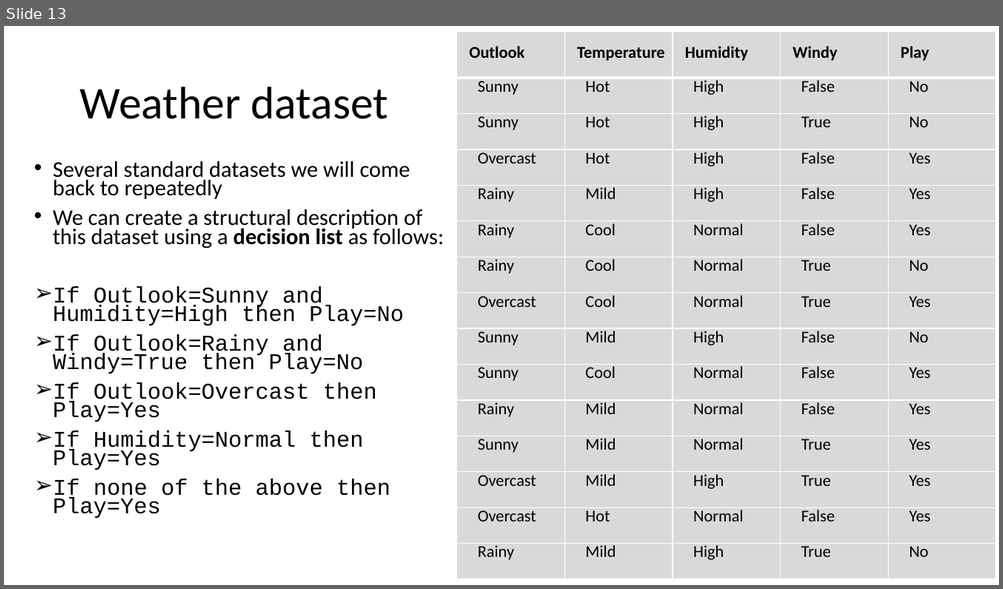
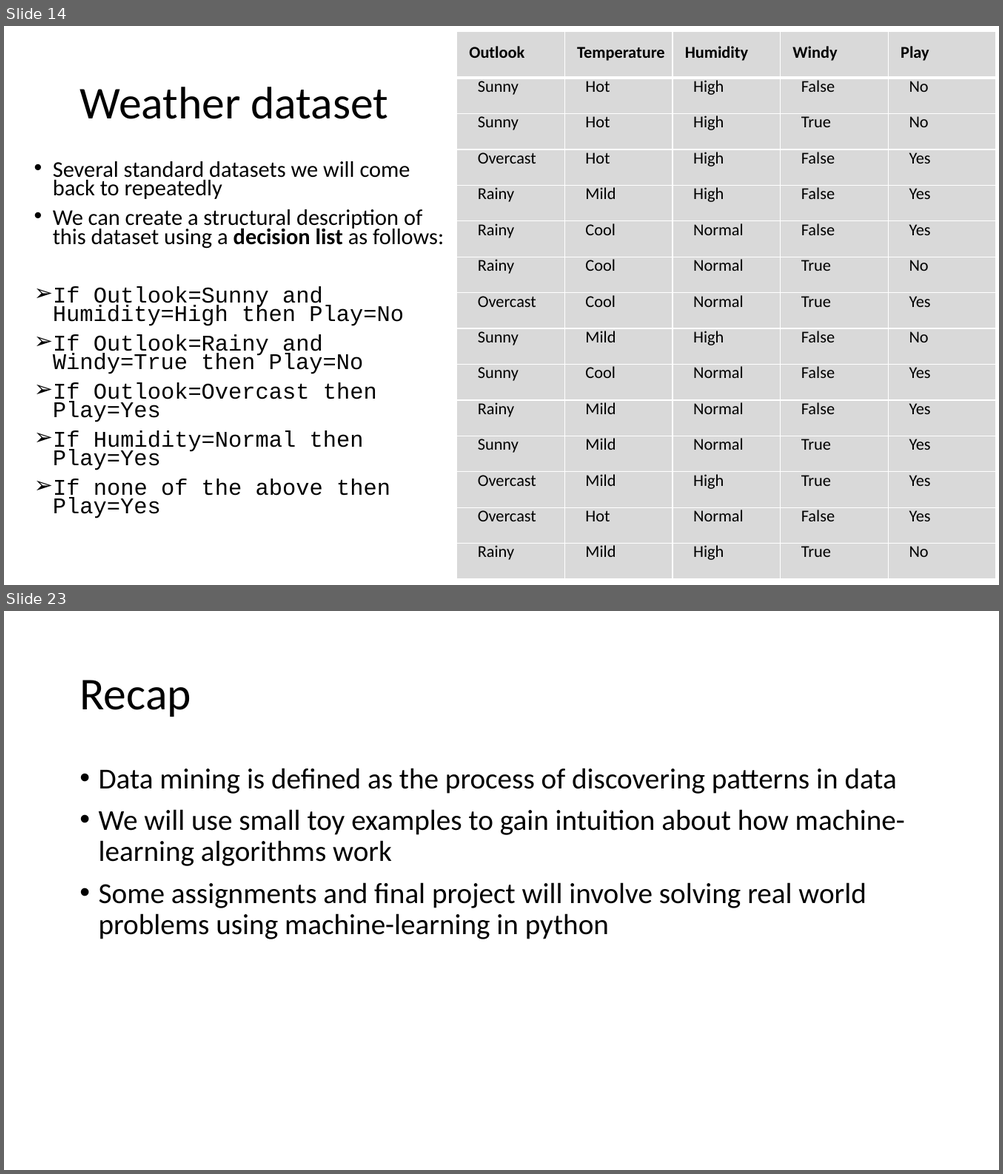
Before and after one commit to russellu/cs405, a slide deck: Lecture_01.pptx. Shown one above the other, each under a label of ours: slide 13 before the commit, slides 14 and 23 after it; the slides between them are not shown. The pictures are 1003x589 and 1003x1174 pixels, drawn with LibreOffice and Linux fonts; fonts in the diff are those of the drawing. Boxes give left, top, right and bottom in pixels: in the first picture for what was removed or moved away, otherwise in the second. Text is boxed around its words. In the diff, an @@ line names an element or a change of style, - is before the commit and + after.

```diff
--- a/Lecture_01.pptx
+++ b/Lecture_01.pptx
@@ slide 23 added at <box>4,611,999,1170</box>, background #FFFFFF @@
@@ title added at <box>79,680,190,717</box>, 44 pt, text #000000 @@
+Recap
@@ text added at <box>99,768,905,940</box>, 28 pt, text #000000 @@
+• Data mining is defined as the process of discovering patterns in data
+• We will use small toy examples to gain intuition about how machine-learning algorithms work
+• Some assignments and final project will involve solving real world problems using machine-learning in python
@@ what was slide 13 is now slide 14 @@
```
Also in this commit, not shown: 9 slides changed, 6 other slides added, 3 slides removed, 1 other file.
